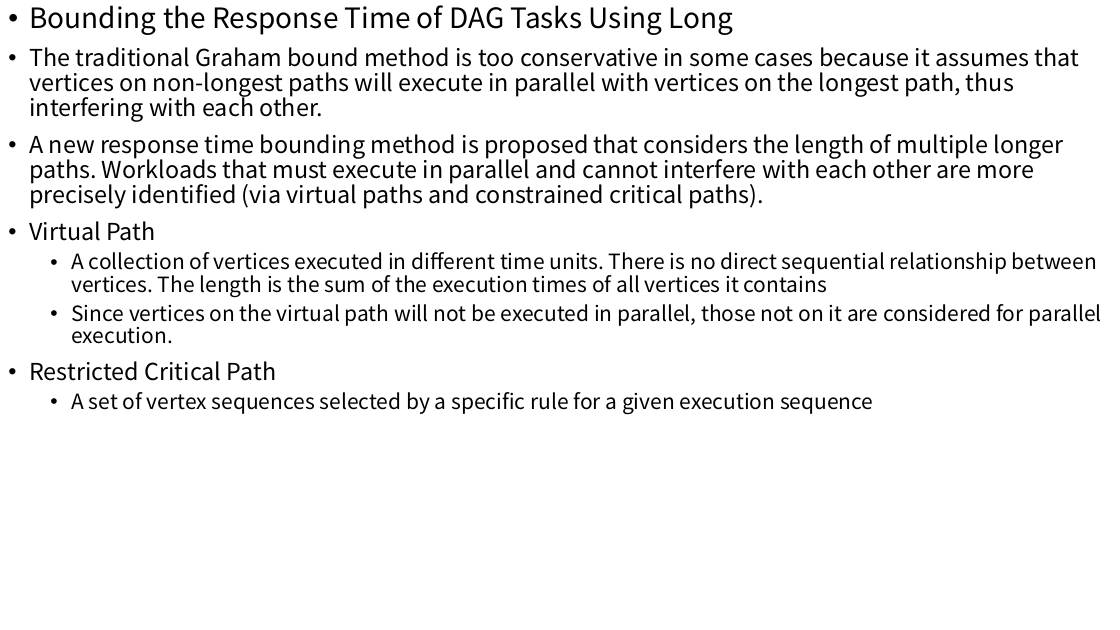
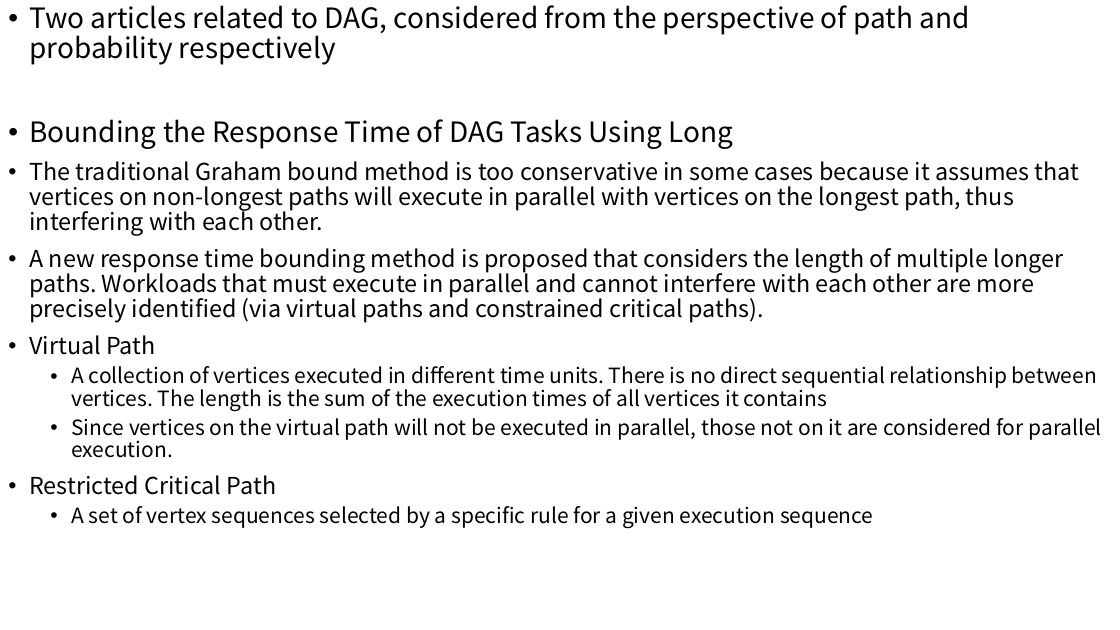
Before and after one commit to wsm6636/note, a slide deck: slide 6 of 06-ppt/discussion/0514.pptx (slide 5 before the commit). Drawn at 1120x630 pixels with LibreOffice and Linux fonts; fonts in the diff are those of the drawing. Boxes give left, top, right and bottom in pixels: in the first picture for what was removed or moved away, otherwise in the second. Text is boxed around its words. In the diff, an @@ line names an element or a change of style, - is before the commit and + after.

```diff
--- a/06-ppt/discussion/0514.pptx
+++ b/06-ppt/discussion/0514.pptx
@@ text at box(29, 5, 969, 65): paragraph added @@
+• Two articles related to DAG, considered from the perspective of path and probability respectively
```
Also in this commit, not shown: 5 other slides changed, 1 slide added, 5 other files.
